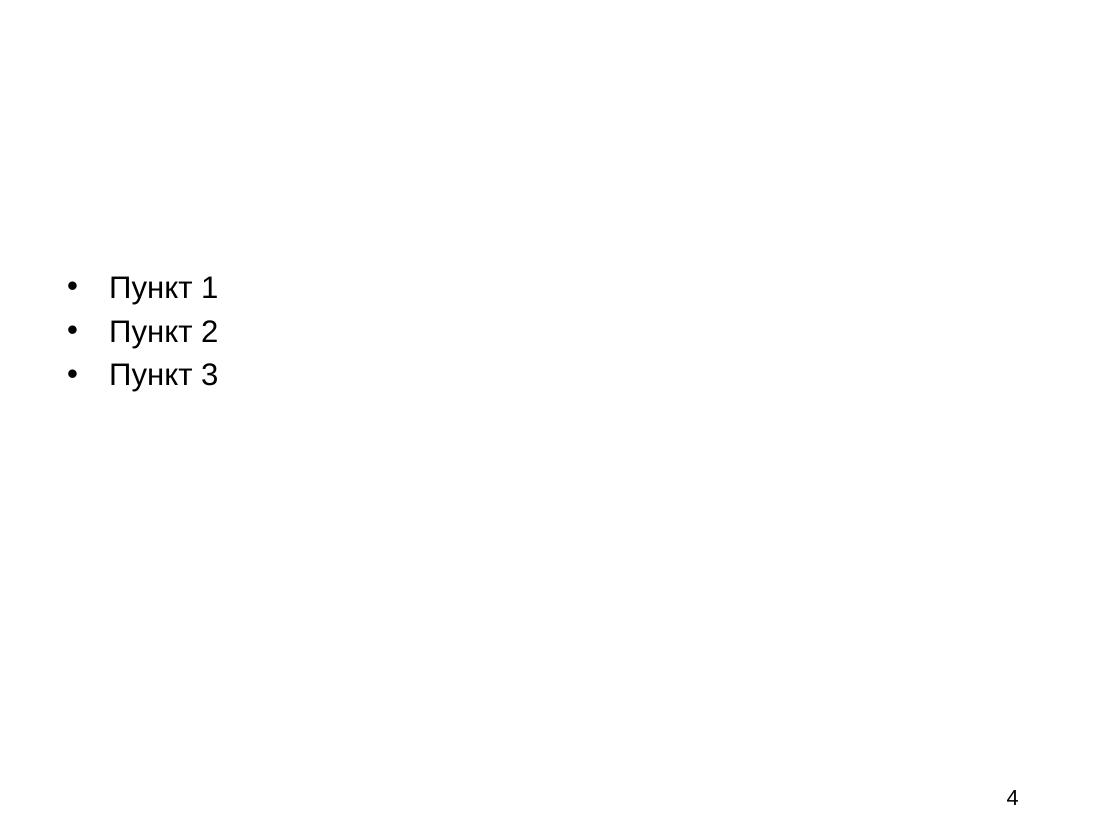
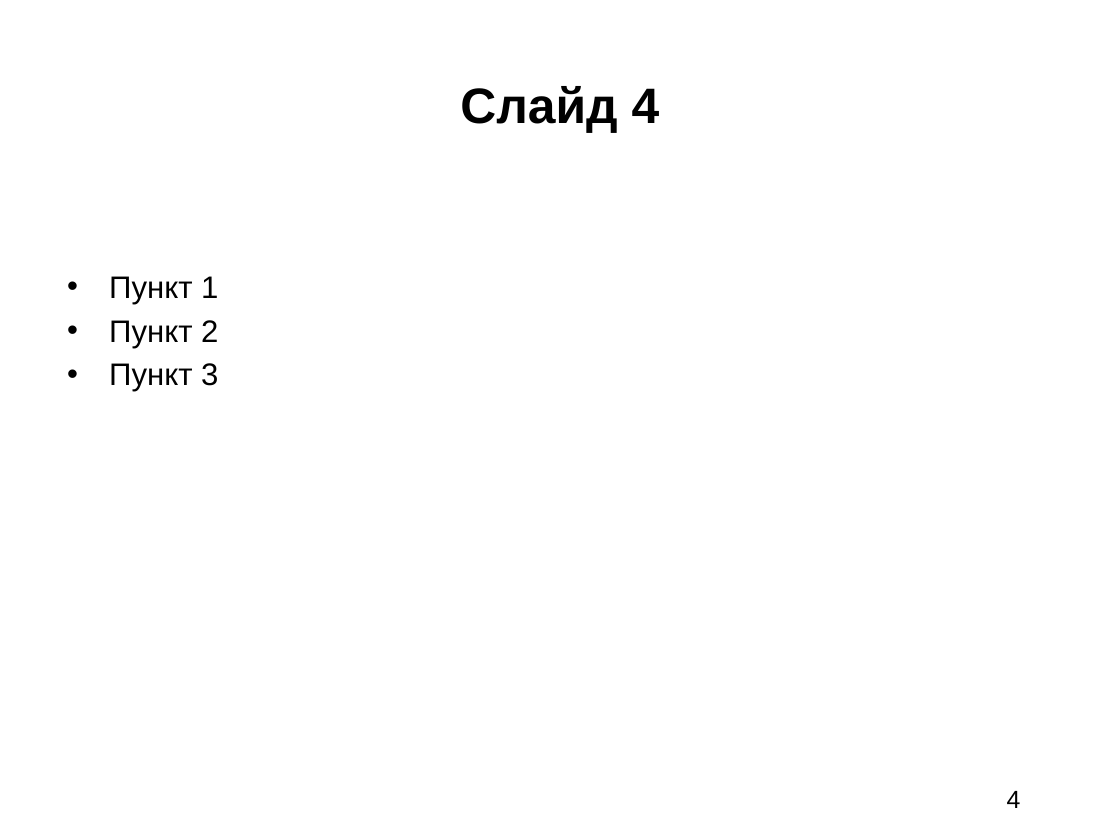
Before and after one commit to salygin/hse_ami_python_final_project, a slide deck: slide 4 of src/good_presentation.pptx. Drawn at 1120x840 pixels with LibreOffice and Linux fonts; fonts in the diff are those of the drawing. Boxes give left, top, right and bottom in pixels: in the first picture for what was removed or moved away, otherwise in the second. Text is boxed around its words. In the diff, an @@ line names an element or a change of style, - is before the commit and + after.

```diff
--- a/src/good_presentation.pptx
+++ b/src/good_presentation.pptx
@@ title added at [460, 86, 660, 133], 32 pt, text #000000, bold @@
+Слайд 4
@@ text "4" at [1007, 791, 1021, 808]: size 14 to 16 pt @@
```
Also in this commit, not shown: 3 other slides changed, 1 slide added, 1 slide removed.
